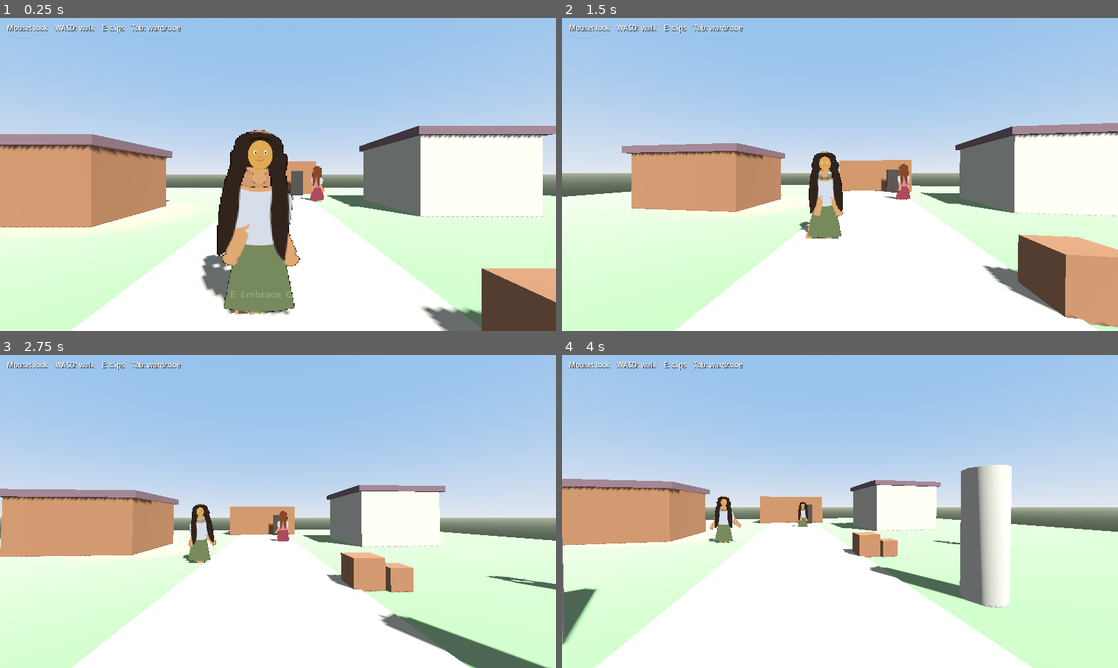
Above: before the commit, frames 1-4 (two rows, left to right).
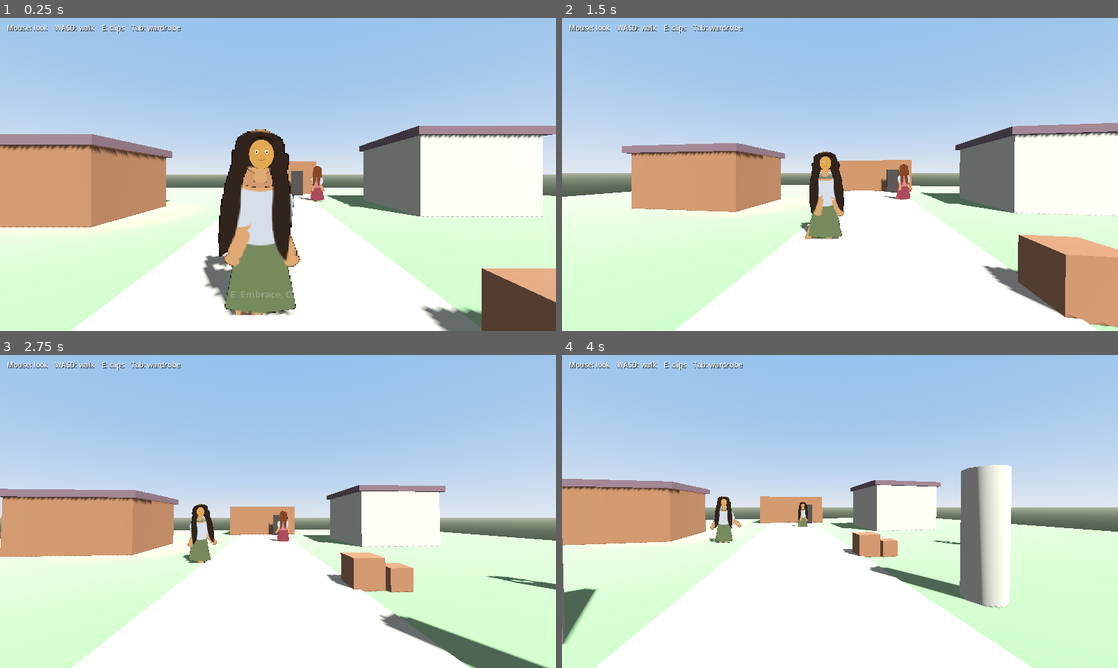
Above: after the commit, the same moments.

Repository: Fred4R/paperdoll-25d
Game: Godot game, scene res://scenes/main.tscn
Same seed, same stepped clock (60 frames per second), same inputs: the game is played once before the commit and once after it.
Inputs (mouse positions are in pixels of both pictures, inside the frame that each line leads up to):
- Up to frame 1 (0.25 s): no input
- Up to frame 2 (1.5 s): tap Enter at 0.5 s; move the mouse to (867, 174) at 0.52 s; hold E (interact) 0.53-1.28 s; hold W (move_forward) from 0.53 s (still down); move the mouse to (812, 174) at 1.27 s; tap 1 (cycle_hair) at 1.35 s
- Up to frame 3 (2.75 s): keep holding W (move_forward); tap E (interact) at 1.55 s; move the mouse to (289, 505) at 2.02 s; hold E (interact) from 2.03 s (still down); tap 3 (cycle_pants) at 2.1 s
- Up to frame 4 (4 s): keep holding W (move_forward); move the mouse to (834, 517) at 2.77 s; release E (interact) at 2.78 s; tap 2 (cycle_shirt) at 2.85 s; tap E (interact) at 3.05 s; move the mouse to (878, 514) at 3.52 s; hold E (interact) from 3.53 s (still down)

The runs differ from the first frame. In frame 1, 1.3% of the frame differs, in the area x 36-59%, y 35-96%; in frame 2, 0.3%; in frame 3, 0.1%; in frame 4, less than 0.1%.

Commit message:
Walk the schedule and approaches through the navigation agent.

Diff:
--- a/scripts/character_3d.gd
+++ b/scripts/character_3d.gd
@@ -28,6 +28,7 @@
 @onready var paperdoll: Node2D = $SubViewport/Paperdoll
 @onready var head: Node3D = $Head
 @onready var camera: Camera3D = $Head/Camera3D
+@onready var agent: NavigationAgent3D = get_node_or_null("NavigationAgent3D")
 
 var _yaw := 0.0
 var _pitch := 0.0
@@ -108,6 +109,7 @@
 	_face_point = face_point
 	_mode = Mode.APPROACH
 	collision_mask = 1
+	_set_agent_target(target)
 
 func approach_done() -> bool:
 	var flat := global_position
@@ -129,6 +131,7 @@
 	_walk_target = point
 	_walk_stop = stop_distance
 	_walking = true
+	_set_agent_target(point)
 
 func stop_walk() -> void:
 	_walking = false
@@ -191,8 +194,6 @@
 func set_seated(seated: bool) -> void:
 	if paperdoll and paperdoll.has_method("set_seated"):
 		paperdoll.set_seated(seated)
-	if paperdoll and paperdoll.has_method("set_nude"):
-		paperdoll.set_nude(show)
 
 func set_hair_tint(tint: Color) -> void:
 	if paperdoll and paperdoll.has_method("set_hair_tint"):
@@ -309,8 +310,7 @@
 	return input_dir
 
 func _walk_step() -> Vector3:
-	var to_goal := _walk_target - global_position
-	to_goal.y = 0.0
+	var to_goal := _path_to(_walk_target)
 	if to_goal.length() <= _walk_stop:
 		_walking = false
 		walk_ended.emit(true)
@@ -321,8 +321,7 @@
 	if _mode == Mode.FROZEN or _mode == Mode.CLIP:
 		return Vector3.ZERO
 	if _mode == Mode.APPROACH:
-		var to_slot := _approach_target - global_position
-		to_slot.y = 0.0
+		var to_slot := _path_to(_approach_target)
 		if to_slot.length() <= 0.12:
 			_face(_face_point)
 			return Vector3.ZERO
@@ -333,8 +332,7 @@
 	if _schedule.is_empty():
 		return Vector3.ZERO
 	var goal := _schedule[_spot]
-	var to_goal := goal - global_position
-	to_goal.y = 0.0
+	var to_goal := _path_to(goal)
 	if to_goal.length() > 0.2:
 		if _player_near():
 			return Vector3.ZERO
@@ -343,7 +341,21 @@
 	if _wait <= 0.0:
 		_spot = (_spot + 1) % _schedule.size()
 		_wait = schedule_wait
+		_set_agent_target(_schedule[_spot])
 	return Vector3.ZERO
+
+func _set_agent_target(point: Vector3) -> void:
+	if agent:
+		agent.target_position = point
+
+func _path_to(goal: Vector3) -> Vector3:
+	_set_agent_target(goal)
+	var next := goal
+	if agent and not agent.is_navigation_finished():
+		next = agent.get_next_path_position()
+	var to_next := next - global_position
+	to_next.y = 0.0
+	return to_next
 
 func _avoid(desired: Vector3) -> Vector3:
 	var push := Vector3.ZERO
